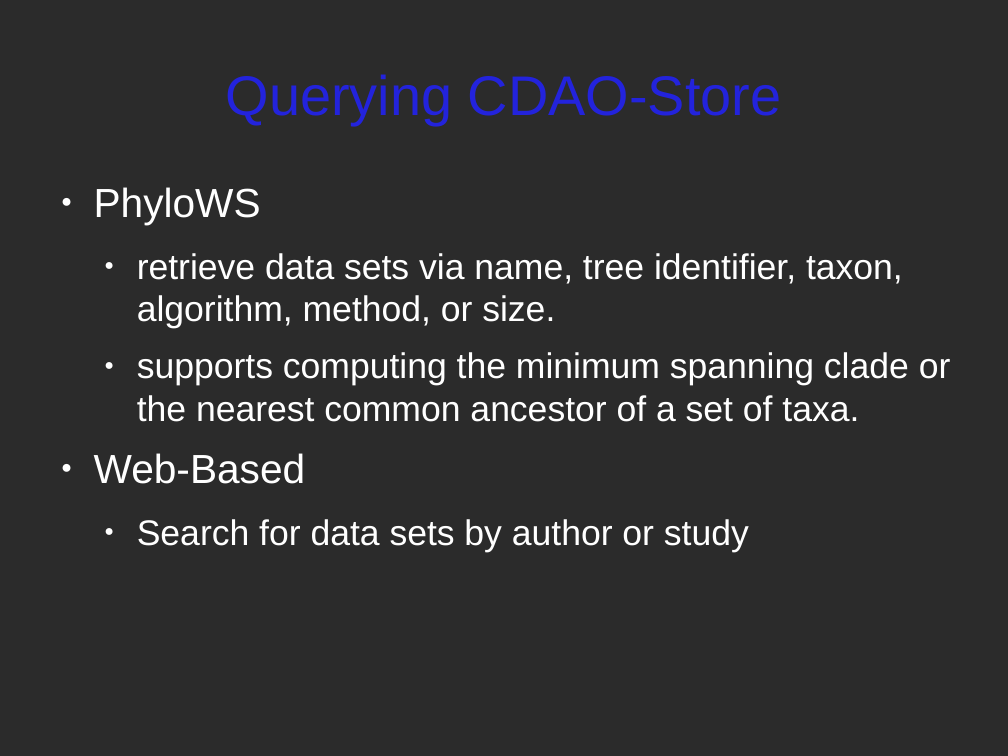
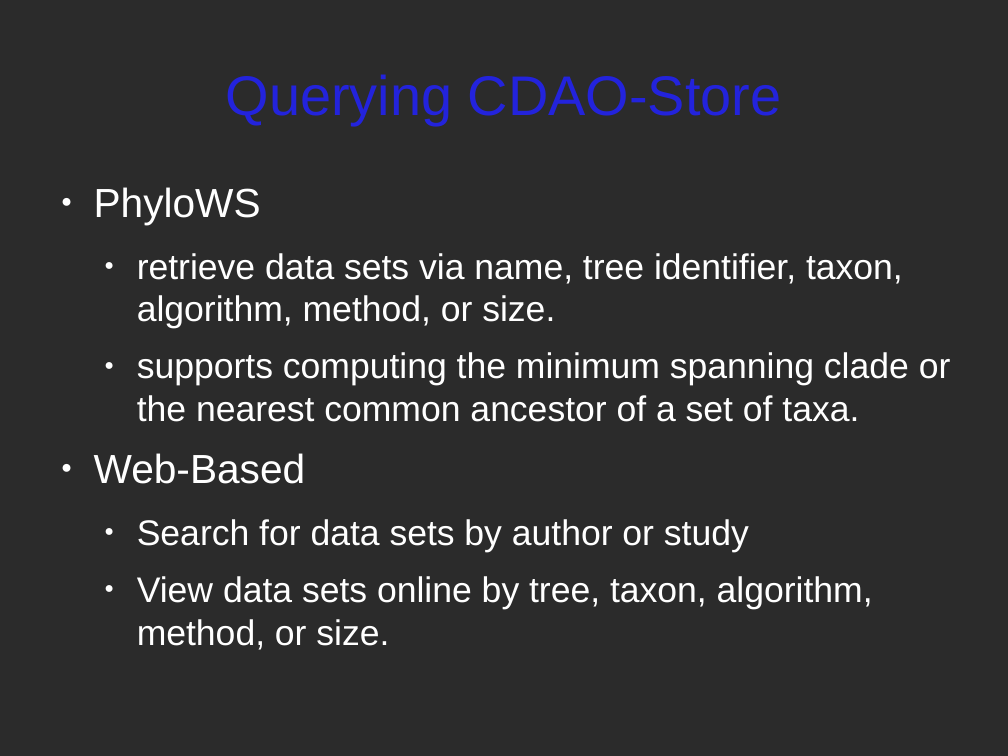
Before and after one commit to rdmpage/cdaotools, a slide deck: slide 5 of doc/publication/iEvoBio2010CDAOSTORE.odp. Drawn at 1008x756 pixels with LibreOffice and Linux fonts; fonts in the diff are those of the drawing; background and template pictures are left out; a plain dark background stands for a picture behind light text. Boxes give left, top, right and bottom in pixels: in the first picture for what was removed or moved away, otherwise in the second. Text is boxed around its words. In the diff, an @@ line names an element or a change of style, - is before the commit and + after.

```diff
--- a/doc/publication/iEvoBio2010CDAOSTORE.odp
+++ b/doc/publication/iEvoBio2010CDAOSTORE.odp
@@ text at box(137, 576, 873, 650): paragraph added @@
+  ● View data sets online by tree, taxon, algorithm, method, or size.
```
Also in this commit, not shown: 4 other slides changed.
